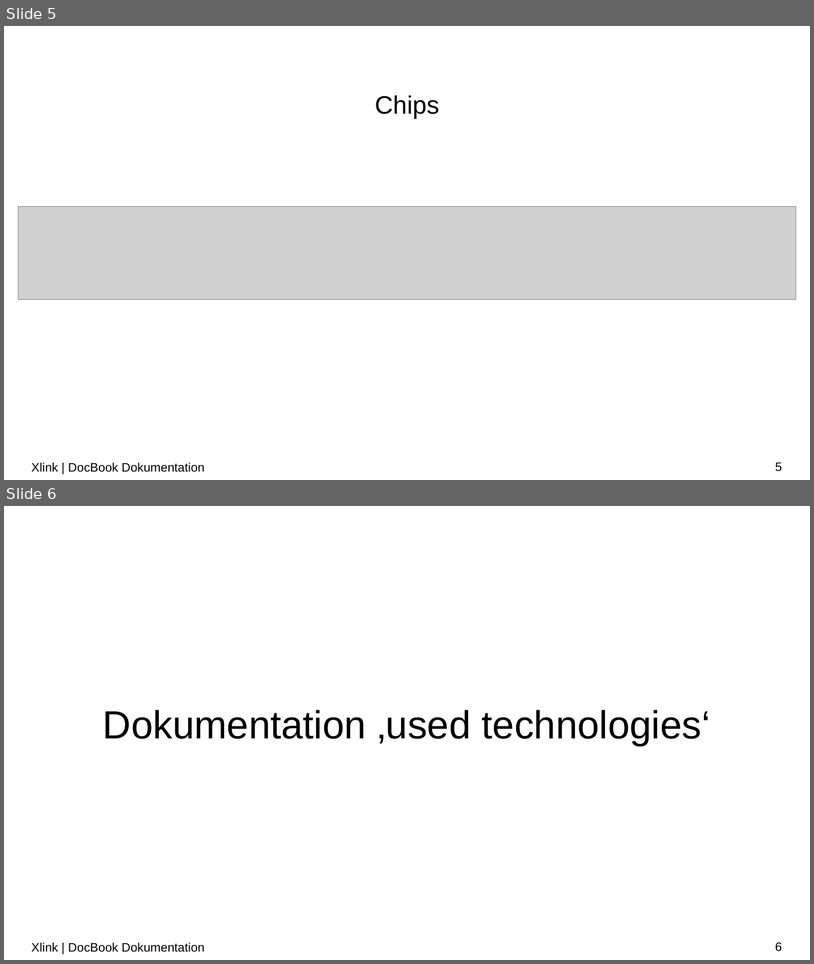
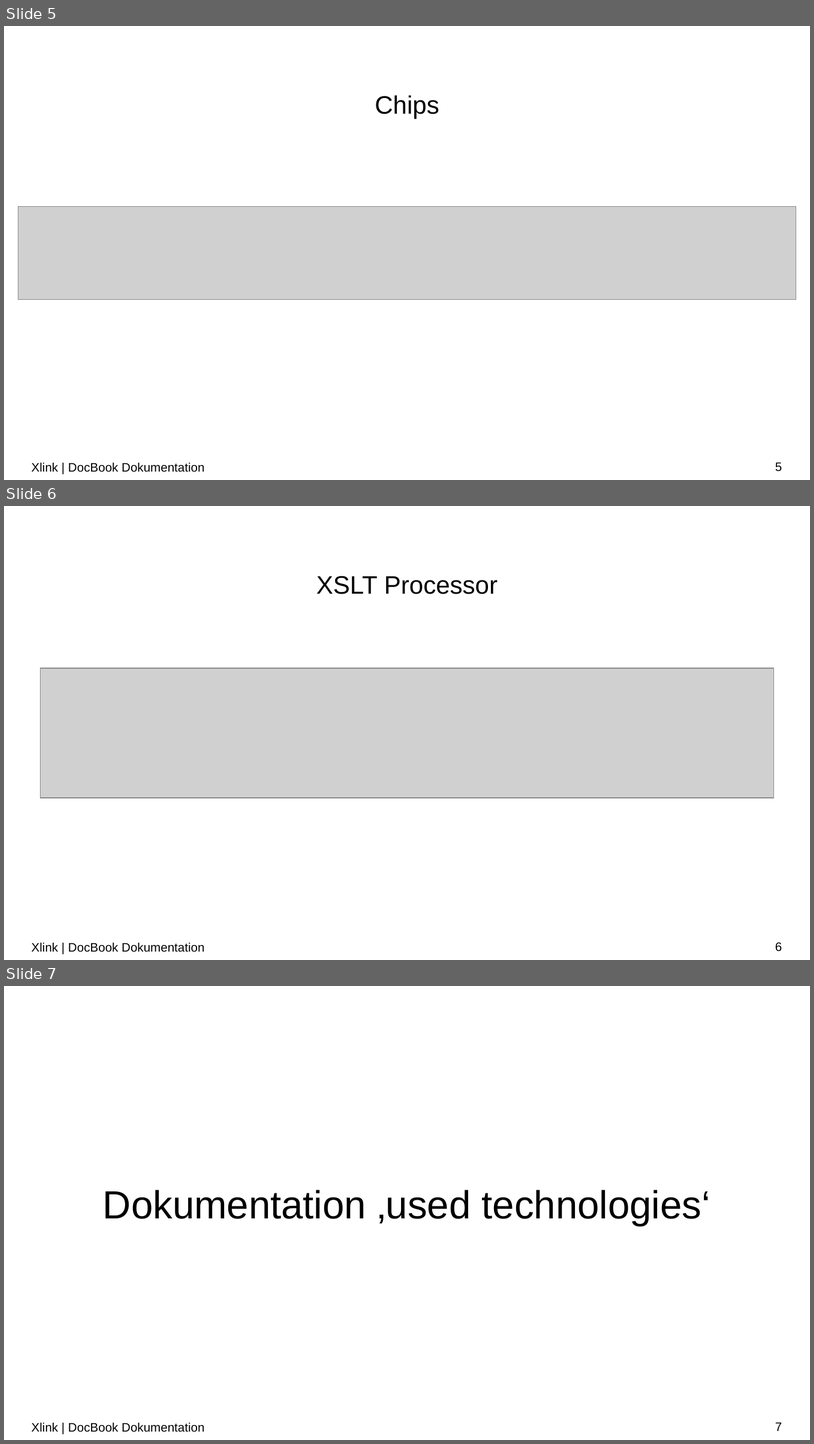
Before and after one commit to LorenzoBrazzi-zz/XML_Praktikum, a slide deck: Präsentationen/PP_notenbonus.pptx. Shown one above the other, each under a label of ours: slides 5 and 6 before the commit, slides 5, 6 and 7 after it. The pictures are 814x964 and 814x1444 pixels, drawn with LibreOffice and Linux fonts; fonts in the diff are those of the drawing; grey boxes stand for pictures; background and template pictures are left out. Boxes give left, top, right and bottom in pixels: in the first picture for what was removed or moved away, otherwise in the second. Text is boxed around its words. In the diff, an @@ line names an element or a change of style, - is before the commit and + after.

Commit message:
Noch eine Folie hinzugefügt zu XSLT Processor

```diff
--- a/Präsentationen/PP_notenbonus.pptx
+++ b/Präsentationen/PP_notenbonus.pptx
@@ slide 6 added at (4,506,810,960), background #FFFFFF @@
@@ title added at (317,576,498,594), 22.5 pt, text #000000 @@
+XSLT Processor
@@ picture added at (40,668,774,798) @@
@@ text added at (32,942,204,952), 11 pt, text #000000 @@
+Xlink | DocBook Dokumentation
@@ page number added at (776,942,782,951), 11 pt, text #000000 @@
+6
@@ what was slide 6 is now slide 7 @@
@@ page number at (776,1422,782,1431): text changed @@
-6
+7
```
Also in this commit, not shown: 1 other file.
